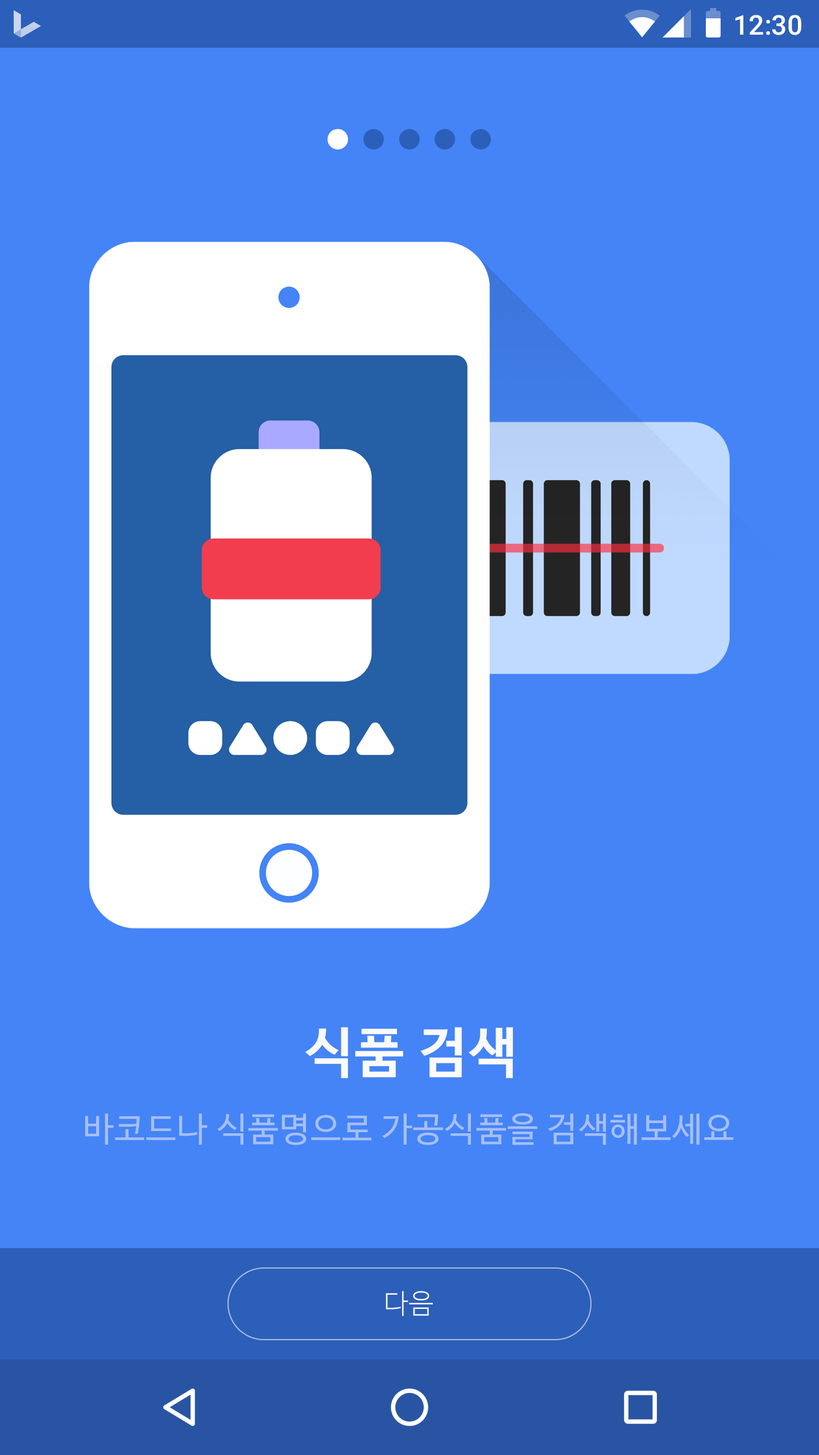
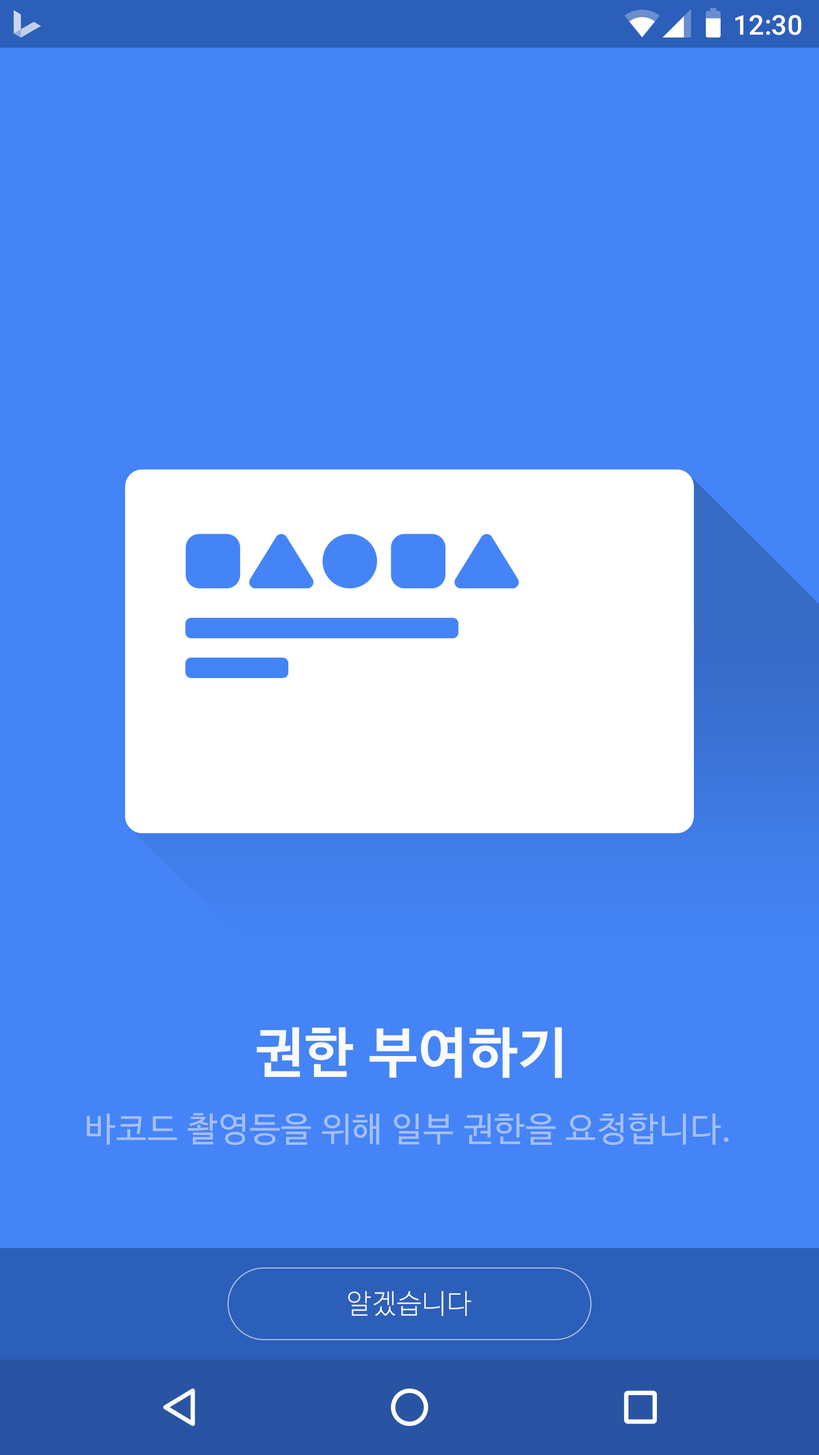
Comparing the layer stacks of the two w=819, h=1455 images. Changes:
renamed "다음" to "알겠습니다", painted on it over (347, 1291, 472, 1317)
added layer "모서리가 둥근 직사각형 2 복사" above "모서리가 둥근 직사각형 2" over (185, 657, 289, 679)
added layer "모서리가 둥근 직사각형 2" above "그룹 2" over (185, 617, 459, 639)
removed layer "타원 1 복사 4" from group "그룹 2" over (470, 129, 492, 150)
removed layer "타원 1 복사 3" from group "그룹 2" over (434, 129, 456, 150)
removed layer "타원 1 복사 2" from group "그룹 2" over (398, 129, 420, 150)
removed layer "타원 1 복사" from group "그룹 2" over (362, 129, 384, 150)
removed layer "타원 1" from group "그룹 2" over (326, 129, 348, 150)
added layer "레이어 1" in group "그룹 2" over (185, 533, 519, 589)
added layer "모서리가 둥근 직사각형 1" in group "그룹 2" over (125, 469, 694, 834)
added layer "_shadow" (multiply, 20%) in group "그룹 2" over (125, 470, 819, 929)
renamed "바코드나 식품명으로 가공식품을 검색해보세요" to "바코드 촬영등을 위해 일부 권한을 요청합니다.", painted on it over (84, 1113, 734, 1146)
renamed "식품 검색" to "권한 부여하기", painted on it over (256, 1027, 562, 1079)
removed group "Pictogram" (3 layers) over (88, 241, 776, 929)
removed layer "Phone" from group "Pictogram" over (88, 241, 491, 929)
removed layer "shadow" from group "Pictogram" over (89, 242, 771, 556)
removed layer "barcode" from group "Pictogram" over (189, 421, 730, 675)
